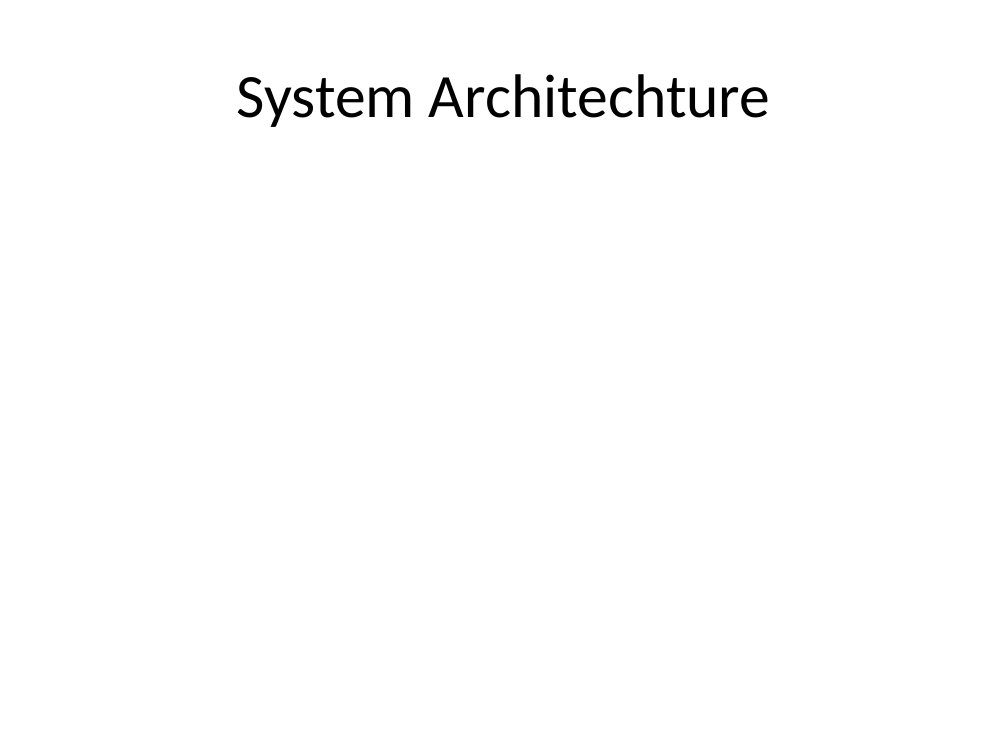
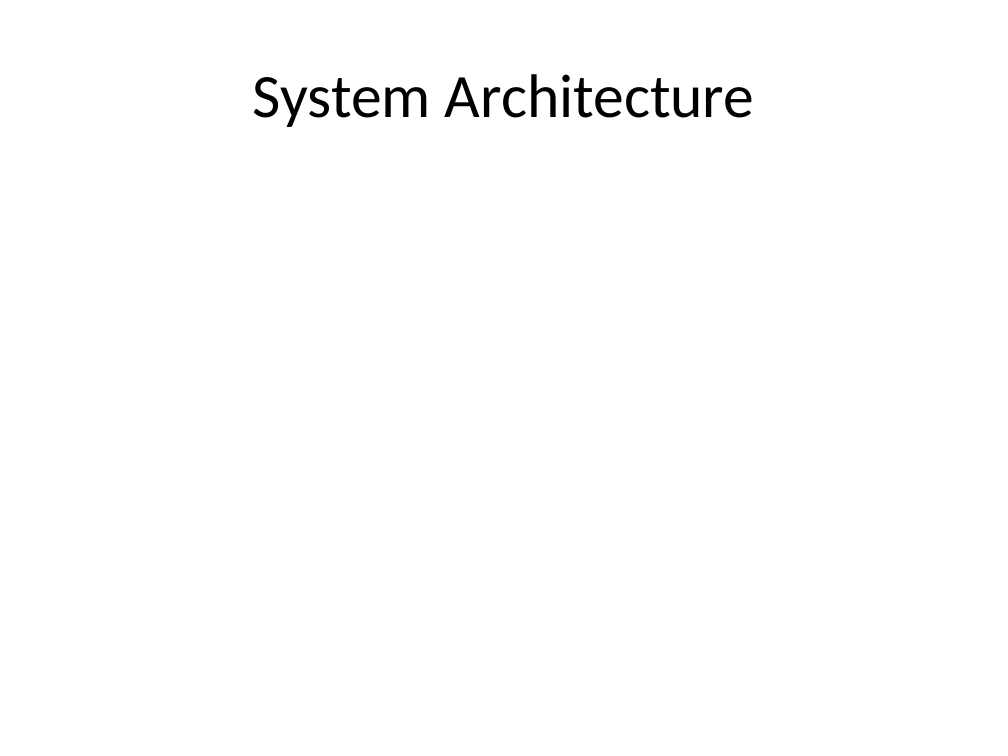
Before and after one commit to saaarvesh/FINALYEAR_PROJECT, a slide deck: slide 17 of Presentation/Project_Presentation.pptx. Drawn at 1008x756 pixels with LibreOffice and Linux fonts; fonts in the diff are those of the drawing. Boxes give left, top, right and bottom in pixels: in the first picture for what was removed or moved away, otherwise in the second. Text is boxed around its words. In the diff, an @@ line names an element or a change of style, - is before the commit and + after.

```diff
--- a/Presentation/Project_Presentation.pptx
+++ b/Presentation/Project_Presentation.pptx
@@ title at [253,74,754,127]: text changed @@
-System Architechture
+System Architecture
```
Also in this commit, not shown: 1 other slide changed.
